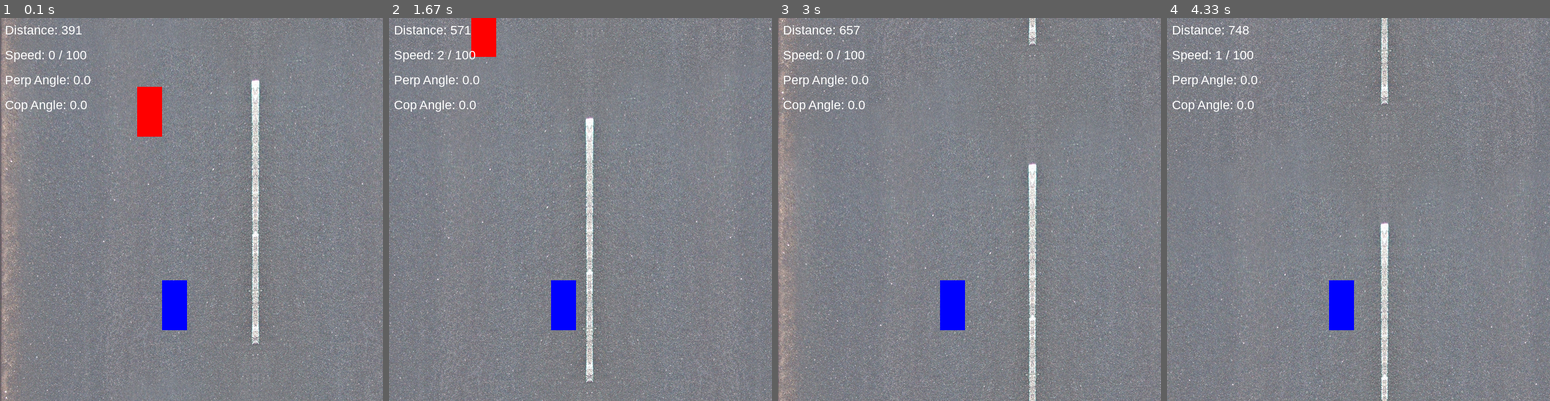
Above: before the commit, frames 1-4 (left to right).
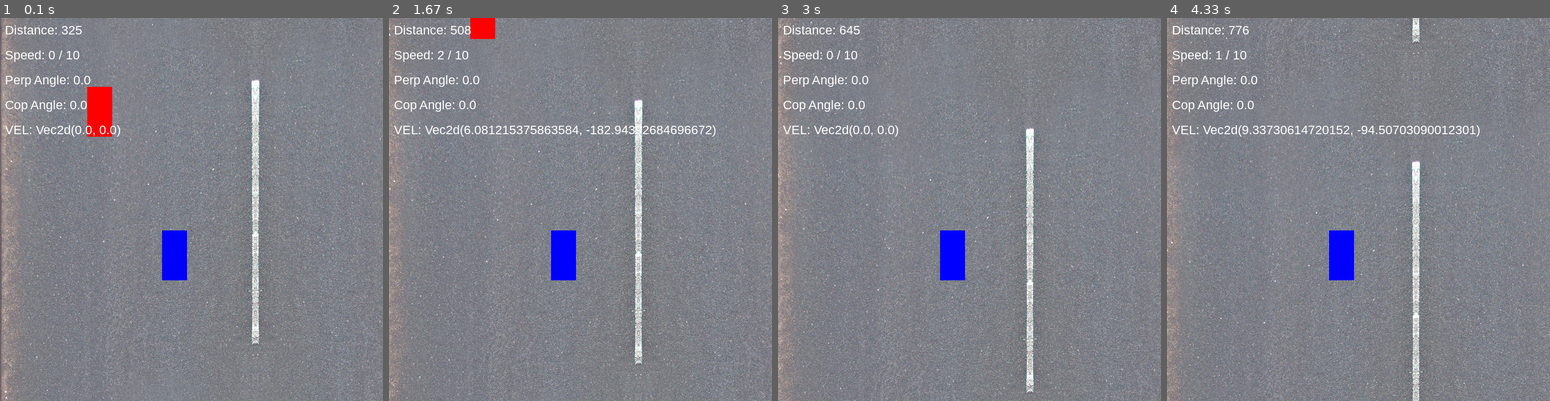
Above: after the commit, the same moments.

Repository: yanigisawa/pyweek31
Game: pygame game, started from run_game.py
Two runs of this game, one before a commit and one after it. Both use one fixed random seed, a clock stepped at 60 frames per second and the inputs below.
Inputs:
- Up to frame 1 (0.1 s): no input
- Up to frame 2 (1.67 s): hold Right 0.33-0.8 s; hold Up 0.88-1.18 s; hold D from 1.22 s (still down)
- Up to frame 3 (3 s): release D at 1.68 s; hold Left 1.72-2.25 s; hold Down 2.28-2.58 s; hold Left from 2.62 s (still down)
- Up to frame 4 (4.33 s): release Left at 3.02 s; hold Up 3.05-3.42 s; hold Right 3.45-4.08 s; hold Down from 4.12 s (still down)

The runs differ from the first frame. In frame 1, 3.6% of the frame differs, in the area x 1-49%, y 2-82%; in frame 2, 21%, in the area x 0-100%, y 0-100%; in frame 3, 18%; in frame 4, 21%.

Commit message:
- Fixing Physics / collision detection, and following the player's car

Diff:
--- a/gamelib/game.py
+++ b/gamelib/game.py
@@ -14,6 +14,12 @@
 
 FPS = 60
 
+
+def tuple_mult(tup1, factor):
+    return tup1[0] * factor, tup1[1] * factor
+
+def tuple_add_vect(tup1, tup2):
+    return pygame.Vector2((tup1[0] + tup2[0], tup1[1] + tup2[1]))
 
 
 def tuple_add(tup1, tup2):
@@ -80,18 +86,25 @@
         self.rect = self.image.get_rect(center=position)
         self._orig_image = self.image
         self.color = color
-        self._velocity = (0, 0)
-
-    def set_collided(self):
-        self.image = pg.Surface((self._width, self._height), pg.SRCALPHA)
-        self.image.fill((200, 0, 200))
-        self.rect = self.image.get_rect(center=self.body.position)
-        self._orig_image = self.image
-
 
     @property
     def collision_type(self):
         return self.shape.collision_type
+
+    def apply_impulse(self, direction):
+        move = pygame.Vector2((0, 0))
+        move = tuple_add_vect(move, direction)
+
+        impulse = tuple_mult(move, 500)
+        if move.length() > 0: move.normalize_ip()
+        self.body.apply_force_at_local_point(impulse, self.body.center_of_gravity)
+
+        # if you used pymunk before, you'll probably already know
+        # that you'll have to invert the y-axis to convert between
+        # the pymunk and the pygame coordinates.
+        self.pos = pygame.Vector2(self.body.position[0], -self.body.position[1] + config.SCREEN_HEIGHT)
+        self.rect.center = self.pos
+
 
     def update(self):
         self.image = pg.transform.rotozoom(
@@ -100,6 +113,7 @@
             1
             )
         self.rect = self.image.get_rect(center=self.body.position)
+
 
     def draw(self, screen):
         shape = self.shape
@@ -133,29 +147,31 @@
 class EnemyCar(Car):
     def __init__(self, *args, **kwargs):
         super().__init__(*args, **kwargs)
-        self.body.velocity = (0, -150)
+        self.body.velocity = (0, 0)
+        self._have_collided = False
+
+    def set_collided(self):
+        self.image = pg.Surface((self._width, self._height), pg.SRCALPHA)
+        self.image.fill((200, 0, 200))
+        self.rect = self.image.get_rect(center=self.body.position)
+        self._orig_image = self.image
+        self._have_collided = True
+
 
     def update_for_player_movement(self, player, background_scroll):
         # Right is negative
         # Left is positive
-        # self.body.position[0] -= background_scroll[0]
-        # self.body.position[1] -= background_scroll[1]
         current = self.body.position
         new_pos = Vec2d(current[0] + background_scroll[0], current[1] + background_scroll[1])
-        # new_pos = current.interpolate_to(player.body.position, 1)
         if background_scroll[0] == 0 and background_scroll[1] == 0:
             return
         self.body.position = new_pos
         self.body.velocity = (new_pos - current) / 1 / FPS
-        # print(self.body.position, background_scroll)
-        # dx, dy = player.body.position[0] - self.body.position[0], player.body.position[1] - self.body.position[1]
-        # dist = math.hypot (dx, dy)
-        # dx, dy = dx / dist, dy / dist # Normalize
-        # # Move along this normalized vector towards the player
-        # self.rect.x += dx * self.speed
-        # self.rect.y += dy * self.speed
+
 
     def perform_ai(self):
+        if self._have_collided:
+            return
         self.body.velocity = (0, -150)
 
 class Game:
@@ -163,25 +179,29 @@
         self._screen = screen
         self._draw_options = pymunk.pygame_util.DrawOptions(self._screen)
         self._clock = pg.time.Clock()
-        self._speed_factor = 100
-        self._max_speed = 100
+        self._speed_factor = 5
+        self._speed_increment = 0
+        self._max_speed_increment = 10
         self._side_scroll_factor = 2
         self._player_position_speed = 5
         self._distance_label = makeLabel("Distance: 0", 25, 10, 10, "white")
         self._speed_label = makeLabel("Speed 0 / 10", 25, 10, 60, "white")
         self._enemy_angle = makeLabel("Perp: 0", 25, 10, 110, "white")
         self._self_angle = makeLabel("Cop: 0", 25, 10, 160, "white")
-        self._player_position = (350, 576)
+        self._velocity_label = makeLabel("Velocity: 0", 25, 10, 210, "white")
+        self._player_position = (350, 476)
 
         showLabel(self._distance_label)
         showLabel(self._speed_label)
         showLabel(self._enemy_angle)
         showLabel(self._self_angle)
+        showLabel(self._velocity_label)
         self._reset()
 
     def collision_post_solve(self, arbitor, space, data):
         self._red_car.set_collided()
-        # self._blue_car.set_collided()
+        self._have_collided = True
+        self._speed_increment = 0
 
     def add_pivots(self):
         cars = [self._red_car, self._blue_car]
@@ -189,34 +209,37 @@
             pivot = pymunk.PivotJoint(self._space.static_body, car.body, (0, 0), (0, 0))
             self._space.add(pivot)
             pivot.max_bias = 0  # disable joint correction
-            pivot.max_force = 500  # emulate linear friction
+            pivot.max_force = 1800  # emulate linear friction
 
             gear = pymunk.GearJoint(self._space.static_body, car.body, 0.0, 1.0)
             self._space.add(gear)
             gear.max_bias = 0  # disable joint correction
-            gear.max_force = 500  # emulate angular friction
+            gear.max_force = 1800  # emulate angular friction
 
     def _reset(self):
         hideAll()
         self._space = pymunk.Space()
 
-        self._space.iterations = 10
-        self._space.sleep_time_threshold = 0.5
-        self._current_speed = 0
-
-        self._red_car = EnemyCar(position=(300, 200), color=(255, 0, 0))
+        # self._space.iterations = 10
+        # self._space.sleep_time_threshold = 0.5
+        self._speed_increment = 0
+        self._current_speed_tuple = (0, 0)
+
+        self._red_car = EnemyCar(position=(200, 200), color=(255, 0, 0))
         self._space.add(self._red_car.body, self._red_car.shape)
         self._blue_car = Car(position=self._player_position)
+        # self._blue_car.body.position_func = self._player_position_func
         self._space.add(self._blue_car.body, self._blue_car.shape)
-
-        # self.add_pivots()
+        self._have_collided = False
+
+        self.add_pivots()
 
         collision_handler = self._space.add_collision_handler(self._red_car.collision_type, self._blue_car.collision_type)
         collision_handler.post_solve = self.collision_post_solve
 
         self._shift_key_down = False
         self._background_scroll = (0, 0)
-        changeLabel(self._speed_label, f"Speed: {self._current_speed} / {self._max_speed}")
+        changeLabel(self._speed_label, f"Speed: {self._speed_increment} / {self._max_speed_increment}")
 
         showSprite(self._blue_car)
         showSprite(self._red_car)
@@ -226,6 +249,7 @@
         x1, y1 = self._red_car.body.position
         x2, y2 = self._blue_car.body.position
         return int(math.hypot(x1-x2, y1-y2))
+
 
     def _correct_player_position(self):
         if self._blue_car.body.position == self._player_position:
@@ -240,7 +264,22 @@
         self._blue_car.body.position = new
         self._blue_car.body.velocity = (new - self._blue_car.body.position) / 1 / FPS
 
+    def _update_scroll_for_velocity(self):
+        mult = .01
+        x_vel = -int(self._blue_car.body.velocity[0] * mult)
+        y_vel = -int(self._blue_car.body.velocity[1] * mult)
+        self._background_scroll = x_vel, y_vel
+
+    def _apply_velocity(self):
+        mult = 100
+        if self._speed_increment <=0:
+            return
+        if abs(self._blue_car.body.velocity[1]) < self._speed_increment * mult:
+            self._blue_car.apply_impulse((0, -self._speed_factor))
+
     def _update_objects(self):
+        self._update_scroll_for_velocity()
+        self._apply_velocity()
         if self._background_scroll is not None:
             scrollBackground(*self._background_scroll)
         # self._correct_player_position()
@@ -248,8 +287,11 @@
         changeLabel(self._distance_label, f"Distance: {distance}")
         changeLabel(self._enemy_angle, f"Perp Angle: {math.degrees(self._red_car.body.angle)}")
         changeLabel(self._self_angle, f"Cop Angle: {math.degrees(self._blue_car.body.angle)}")
+        changeLabel(self._speed_label, f"Speed: {self._speed_increment} / {self._max_speed_increment}")
+        changeLabel(self._velocity_label, f"VEL: {self._blue_car.body.velocity}")
         self._red_car.update_for_player_movement(self._blue_car, self._background_scroll)
         self._red_car.perform_ai()
+        self._blue_car.body.position = self._player_position
         self._space.reindex_shapes_for_body(self._red_car.body)
         self._space.reindex_shapes_for_body(self._blue_car.body)
         # self._screen.fill(pg.Color((100, 100, 100)))
@@ -287,25 +329,33 @@
             self._space.step(dt / 1000)
             pg.display.set_caption("fps: " + str(self._clock.get_fps()))
 
+    def _increase_velocity(self):
+        if self._speed_increment >= self._max_speed_increment:
+            return
+
+        self._speed_increment += 1
+        self._blue_car.apply_impulse((0, -self._speed_factor))
+
+    def _decrease_velocity(self):
+        if self._speed_increment < 1:
+            self._background_scroll = self._background_scroll[0], 0
+            return
+
+        self._speed_increment -= 1
+        self._blue_car.apply_impulse((0, self._speed_factor))
+
+    def _increase_strafe_velocity(self):
+        self._blue_car.apply_impulse((self._speed_factor * 5, 0))
+
+    def _decrease_strafe_velocity(self):
+        self._blue_car.apply_impulse((-self._speed_factor * 5, 0))
+
     @property
-    def keys_bak(self):
-        move_factor = 150
-        move_left = {
-            "velocity": (-move_factor, 0),
-            "rotation": -1
-        }
-        move_right = {
-            "velocity": (move_factor, 0),
-            "rotation": 1
-        }
-        move_up = {
-            "velocity": (0, -move_factor),
-            "rotation": 0
-        }
-        move_down = {
-            "velocity": (0, move_factor),
-            "rotation": 0
-        }
+    def keys(self):
+        move_left = {"movement": (-self._speed_factor, 0),  "action": self._decrease_strafe_velocity}
+        move_right = {"movement": (self._speed_factor, 0), "action": self._increase_strafe_velocity}
+        move_up = {"movement": (0, -self._speed_factor), "action": self._increase_velocity}
+        move_down = {"movement": (0, self._speed_factor),  "action": self._decrease_velocity}
         return {
             pg.K_LEFT: move_left,
             pg.K_a: move_left,
@@ -317,42 +367,6 @@
             pg.K_s: move_down
         }
 
-    def _increase_velocity(self):
-        if self._current_speed >= self._max_speed:
-            return
-
-        self._current_speed += 1
-        increment = self._max_speed / self._speed_factor
-        self._background_scroll = self._background_scroll[0], math.ceil(self._background_scroll[1] + increment)
-        changeLabel(self._speed_label, f"Speed: {self._current_speed} / {self._max_speed}")
-
-    def _decrease_velocity(self):
-        if self._background_scroll[1] < 1:
-            return
-
-        self._current_speed -= 1
-        increment = self._max_speed / self._speed_factor
-        self._background_scroll = self._background_scroll[0], math.floor(self._background_scroll[1] - increment)
-        changeLabel(self._speed_label, f"Speed: {self._current_speed} / {self._max_speed}")
-
-
-    @property
-    def keys(self):
-        move_left = {"movement": (self._side_scroll_factor, 0),  "action": None}
-        move_right = {"movement": (-self._side_scroll_factor, 0), "action": None}
-        move_up = {"movement": (0, self._speed_factor),  "action": self._increase_velocity}
-        move_down = {"movement": (0, -self._speed_factor),  "action": self._decrease_velocity}
-        return {
-            pg.K_LEFT: move_left,
-            pg.K_a: move_left,
-            pg.K_RIGHT: move_right,
-            pg.K_d: move_right,
-            pg.K_UP: move_up,
-            pg.K_w: move_up,
-            pg.K_DOWN: move_down,
-            pg.K_s: move_down
-        }
-
     def on_keydown(self, event):
         if event.key in [pg.K_ESCAPE]:
             self.exit_game()
@@ -372,8 +386,8 @@
                 self.keys[event.key]["action"]()
                 return
 
-            self._background_scroll = tuple_add(self._background_scroll, self.keys[event.key]["movement"])
-            # self._blue_car.move(self.keys[event.key]["velocity"])
+            # self._background_scroll = tuple_add(self._background_scroll, self.keys[event.key]["movement"])
+            # self._blue_car.apply_impulse(self.keys[event.key]["movement"])
 
         if event.key == pg.K_SPACE:
             self._blue_car.body.angular_velocity = 0
@@ -399,8 +413,8 @@
                 self.keys[event.key]["action"]()
                 return
 
-            self._background_scroll = tuple_subtract(self._background_scroll, self.keys[event.key]["movement"])
-            # self._blue_car.stop(self.keys[event.key]["velocity"])
+            # self._background_scroll = tuple_subtract(self._background_scroll, self.keys[event.key]["movement"])
+            # self._blue_car.apply_impulse(self.keys[event.key]["movement"])
 
         # if not self.win and not self.paused and not self.controls_paused:
         #     if event.key == pygame.K_UP or event.key == pygame.K_w:
